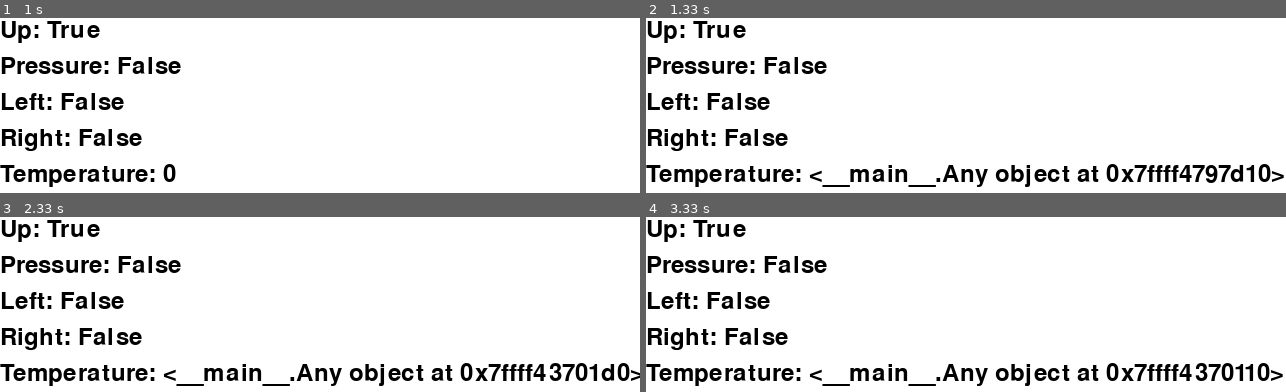
Above: before the commit, frames 1-4 (two rows, left to right).
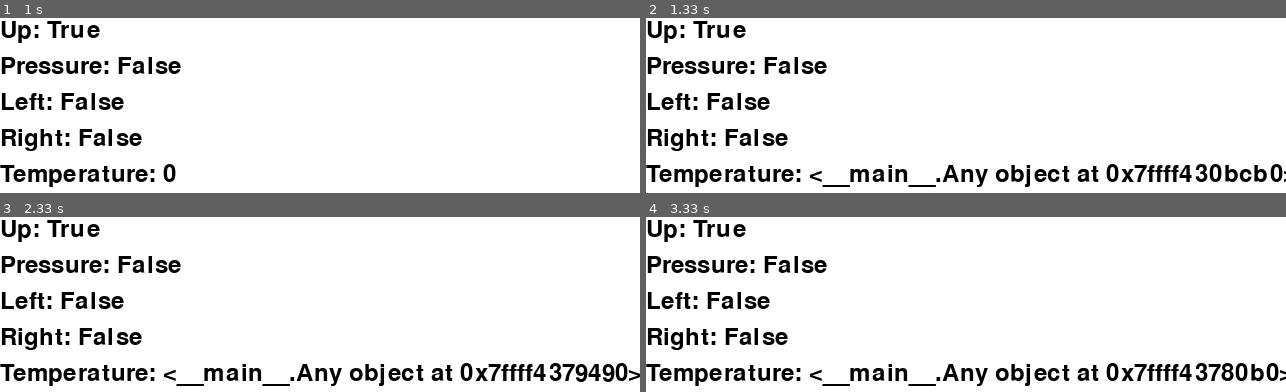
Above: after the commit, the same moments.

Repository: RIT-MDRC/Catbot
Game: pygame game, started from src/raspi/main.py
Same seed, same stepped clock (60 frames per second), same inputs: the game is played once before the commit and once after it.
Inputs:
- Up to frame 1 (1 s): tap W at 0.33 s; tap D at 0.67 s
- Up to frame 2 (1.33 s): no input
- Up to frame 3 (2.33 s): tap D at 2 s
- Up to frame 4 (3.33 s): hold Left from 2.83 s (still down)

Frame 1 is identical in both runs. In frame 2, 1.1% of the frame differs, in the area x 85-100%, y 83-95%; in frame 3, 0.5%; in frame 4, 0.6%.

Commit message:
fix: create ipd and opd to use digital version

Diff:
--- a/src/raspi/utils/util.py
+++ b/src/raspi/utils/util.py
@@ -1,5 +1,5 @@
 import json
-from gpiozero import InputDevice, OutputDevice
+from gpiozero import DigitalInputDevice, DigitalOutputDevice
 from control.muscle.muscle_controller import MuscleObj, add_muscle
 from dotenv import dotenv_values
 from io_controller.pneumatics.valve import add_valve_pin
@@ -39,7 +39,7 @@
         if onDev is not None:
             onDev(obj)
     else:
-        obj = InputDevice(pin)
+        obj = DigitalInputDevice(pin)
     return obj
 
 
@@ -61,7 +61,7 @@
         if onDev is not None:
             onDev(obj)
     else:
-        obj = OutputDevice(pin)
+        obj = DigitalOutputDevice(pin)
     return obj
 
 
@@ -119,7 +119,7 @@
 
 
 def on_test_pressure_reading(id):
-    if isinstance(id, InputDevice) or isinstance(id, FakeInputDevice):
+    if isinstance(id, DigitalInputDevice) or isinstance(id, FakeInputDevice):
 
         def func():
             id.toggle()
